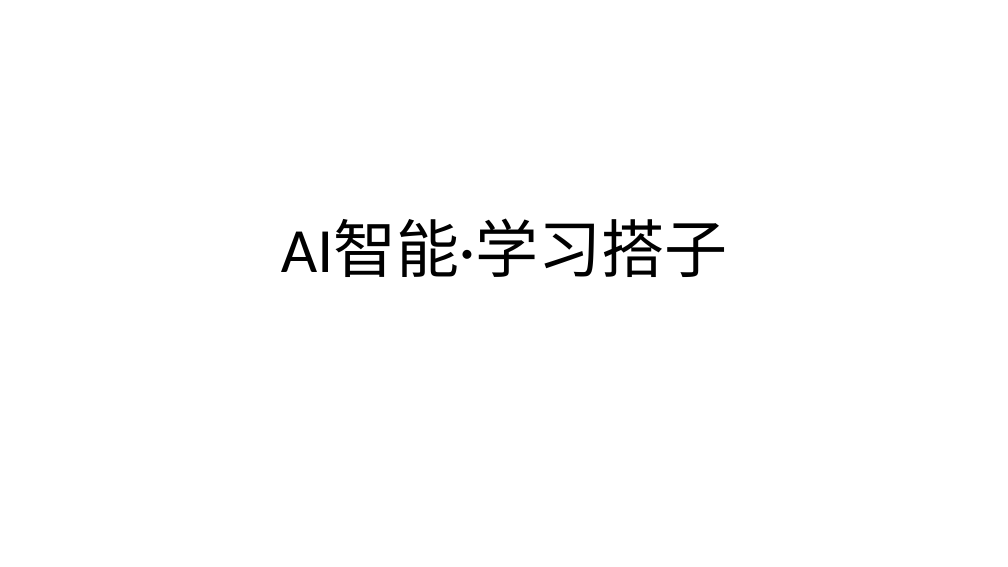
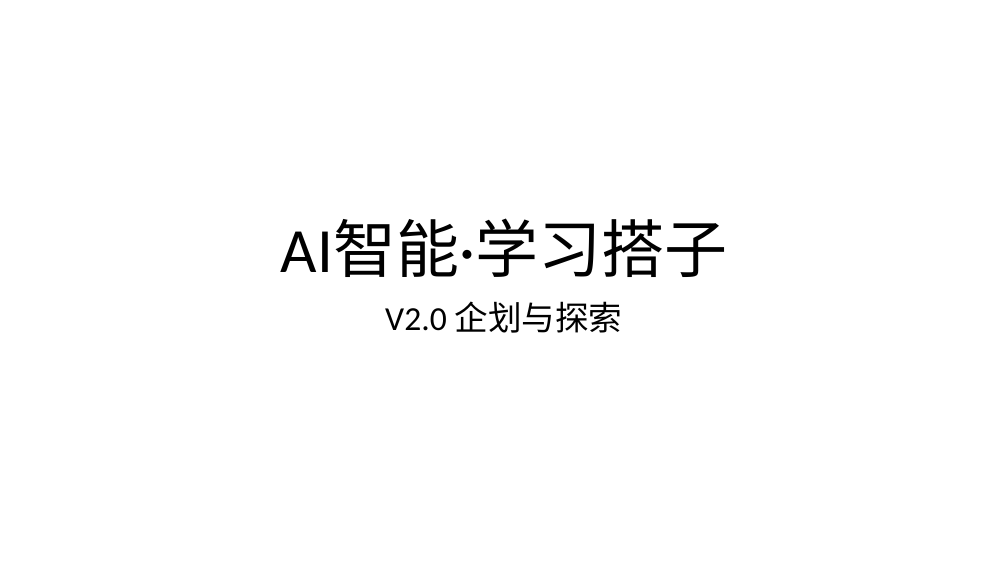
Before and after one commit to C32-SoundTech/SoundTech, a slide deck: slide 1 of docs/20251023-汇报/20251023-汇报.pptx. Drawn at 1008x567 pixels with LibreOffice and Linux fonts; fonts in the diff are those of the drawing. Boxes give left, top, right and bottom in pixels: in the first picture for what was removed or moved away, otherwise in the second. Text is boxed around its words. In the diff, an @@ line names an element or a change of style, - is before the commit and + after.

```diff
--- a/docs/20251023-汇报/20251023-汇报.pptx
+++ b/docs/20251023-汇报/20251023-汇报.pptx
@@ subtitle added at <box>385,301,623,333</box>, 32 pt, text #000000 @@
+V2.0 企划与探索
```
Also in this commit, not shown: 5 slides added, 2 other files.
